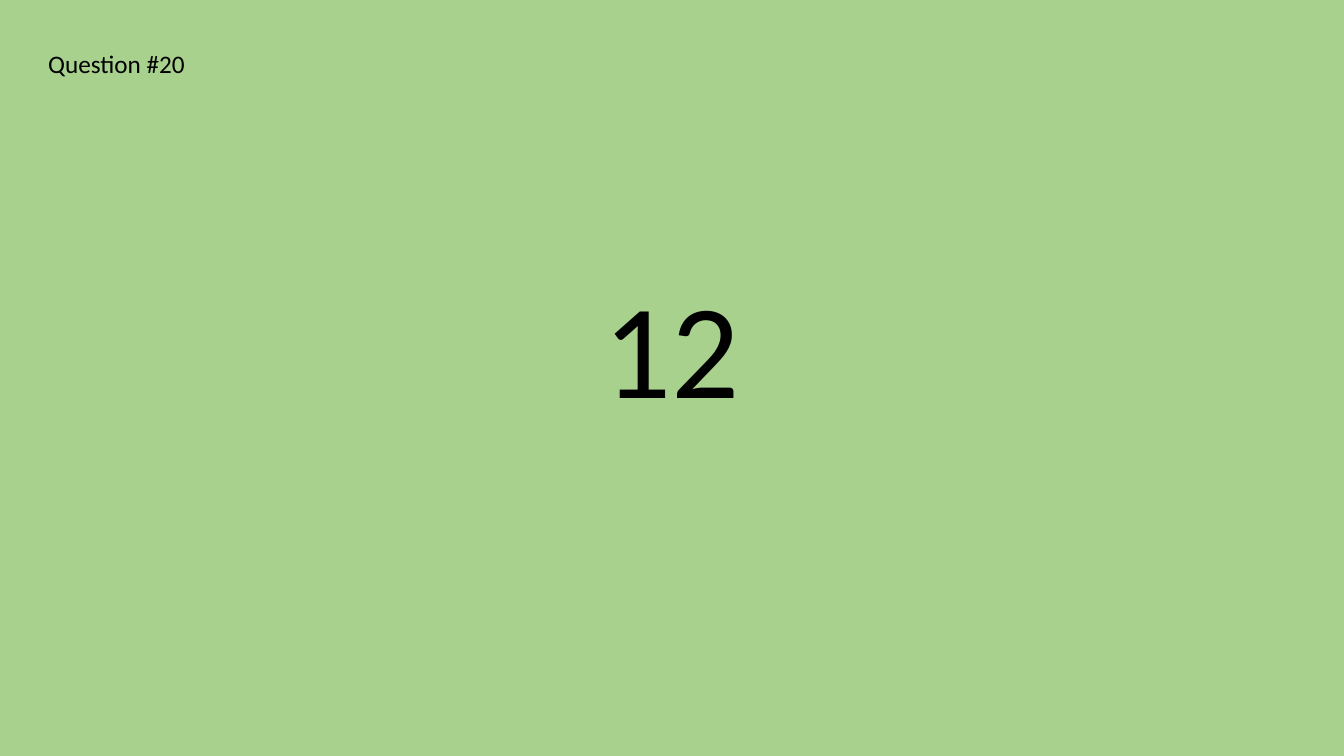
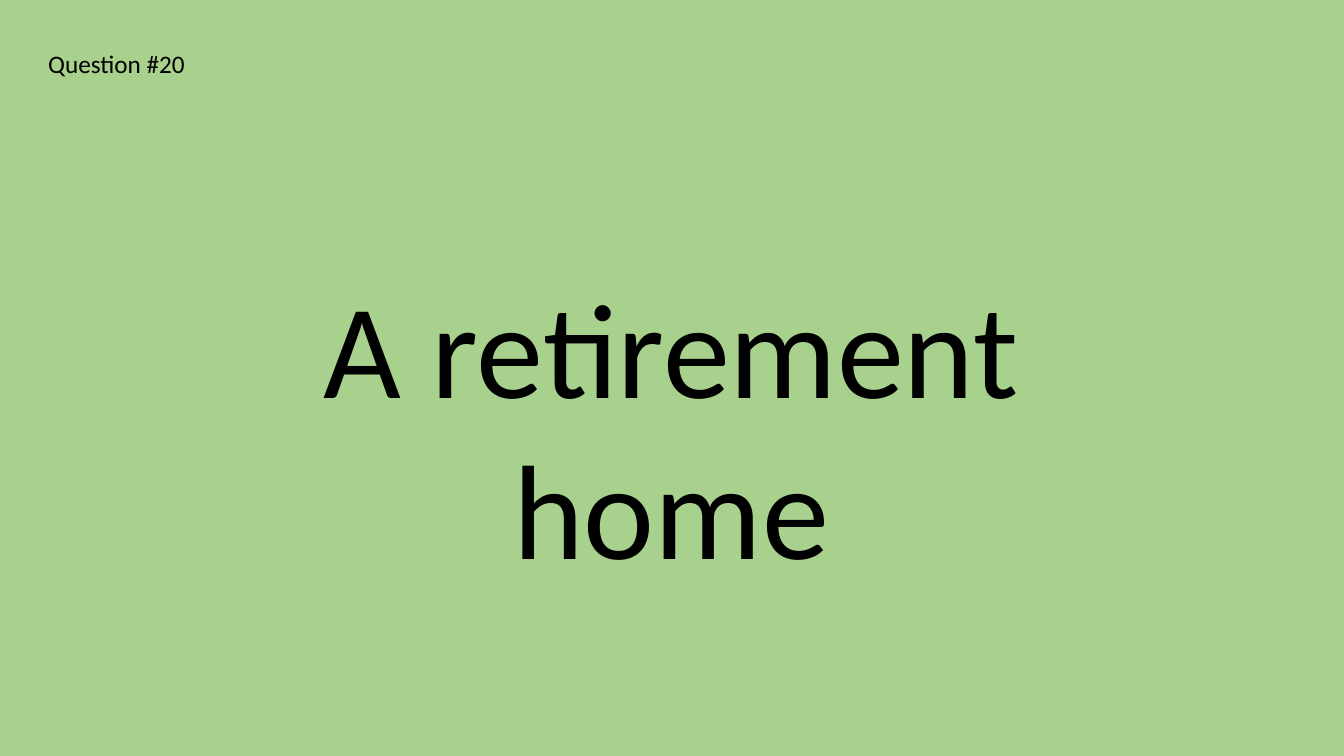
Before and after one commit to abartoha/quiz, a slide deck: slide 41 of MegaQuiz/MegaQuizFinal.pptx. Drawn at 1344x756 pixels with LibreOffice and Linux fonts; fonts in the diff are those of the drawing. Boxes give left, top, right and bottom in pixels: in the first picture for what was removed or moved away, otherwise in the second. Text is boxed around its words. In the diff, an @@ line names an element or a change of style, - is before the commit and + after.

```diff
--- a/MegaQuiz/MegaQuizFinal.pptx
+++ b/MegaQuiz/MegaQuizFinal.pptx
@@ text at (x1=324, y1=305, x2=1018, y2=560): text changed @@
-12
+A retirement home
```
Also in this commit, not shown: 5 other slides changed, 4 slides added, 2 slides removed.
